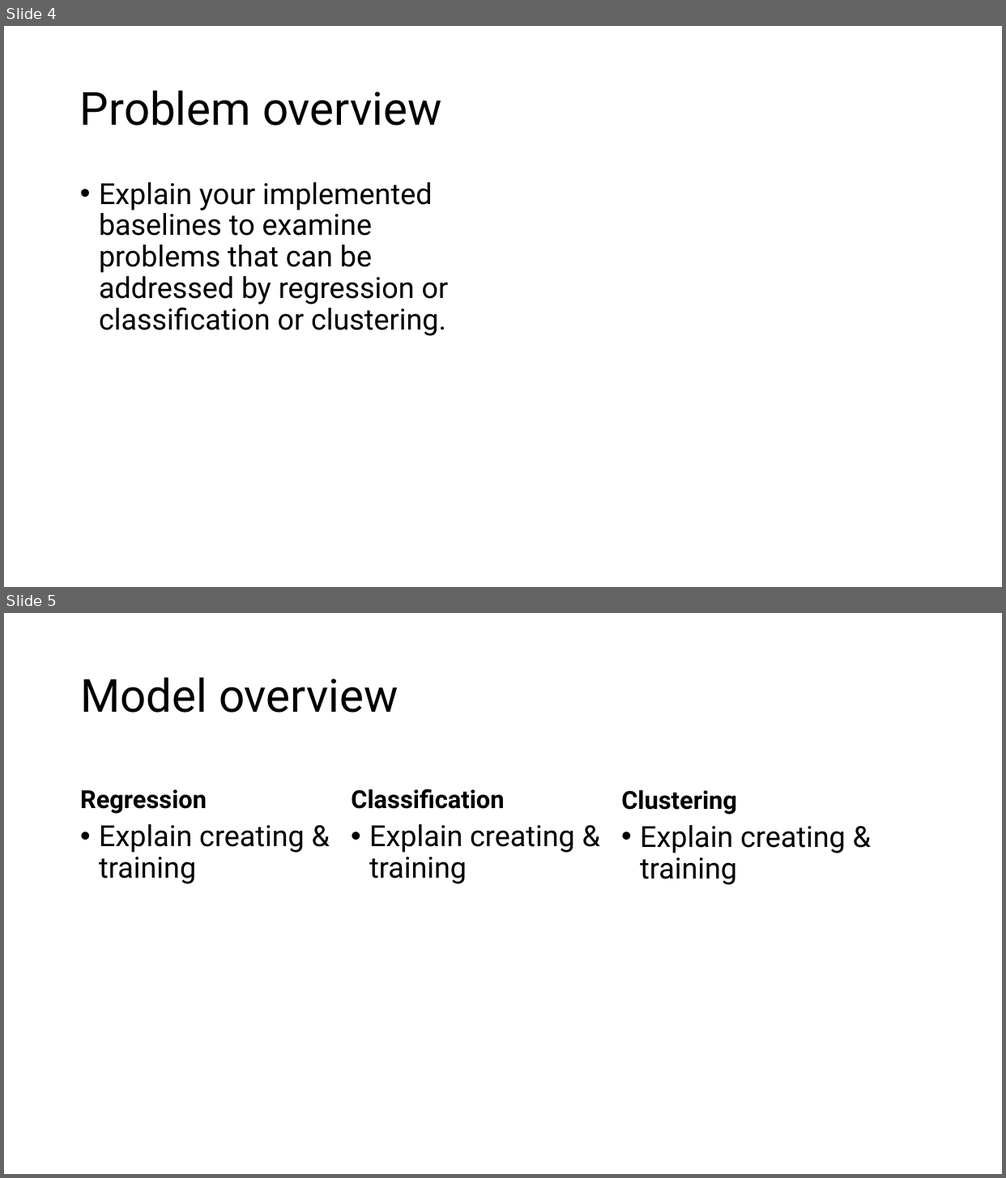
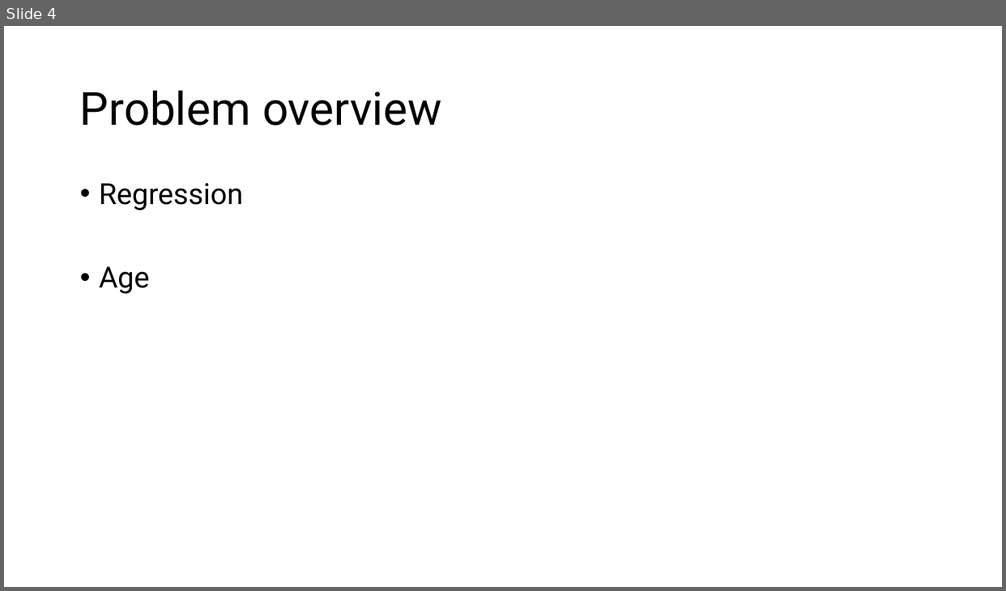
Before and after one commit to MaksBurchard240894/HFG7, a slide deck: Block B/Final Presentation.pptx. Shown one above the other, each under a label of ours: slides 4 and 5 before the commit, slide 4 after it. The pictures are 1006x1178 and 1006x591 pixels, drawn with LibreOffice and Linux fonts; fonts in the diff are those of the drawing. Boxes give left, top, right and bottom in pixels: in the first picture for what was removed or moved away, otherwise in the second. Text is boxed around its words. In the diff, an @@ line names an element or a change of style, - is before the commit and + after.

```diff
--- a/Block B/Final Presentation.pptx
+++ b/Block B/Final Presentation.pptx
@@ slide 5 removed at [4,613,1002,1174], background #FFFFFF @@
@@ title removed at [80,677,398,713] @@
-Model overview
@@ text removed at [80,790,206,814] @@
-Regression
@@ text removed at [351,789,504,809] @@
-Classification
@@ text removed at [621,790,737,815] @@
-Clustering
@@ text removed at [99,824,305,884] @@
-• Explain creating & training
@@ text removed at [369,824,575,884] @@
-• Explain creating & training
@@ text removed at [640,825,846,885] @@
-• Explain creating & training
@@ slide 4 changed as well @@
@@ text at [99,183,243,294]: text changed @@
-• Explain your implemented baselines to examine problems that can be addressed by regression or classification or clustering.
+• Regression
+• Age
```
Also in this commit, not shown: 3 other slides changed, 4 slides added, 4 other slides removed, 5 other files.
